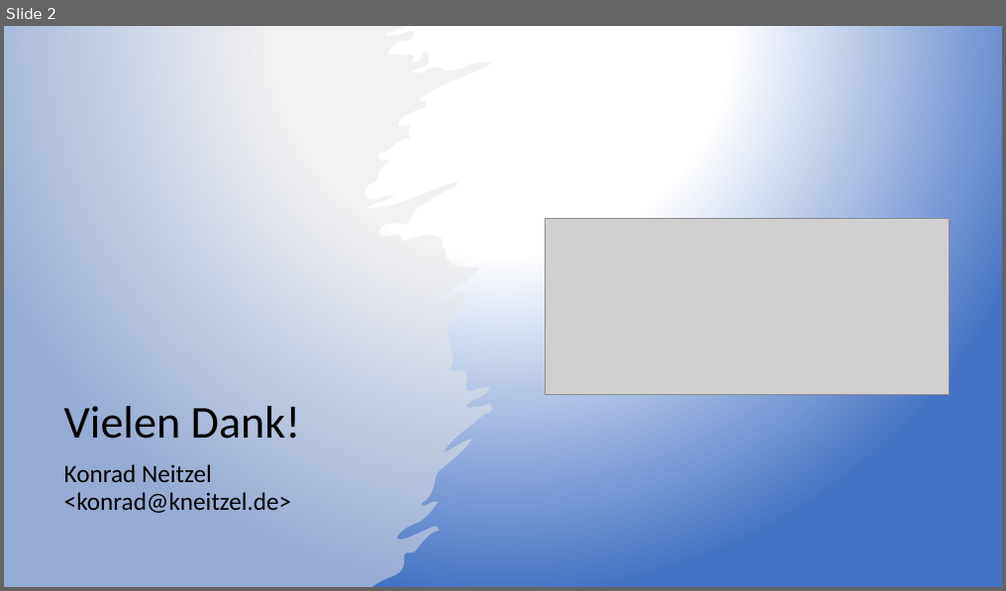
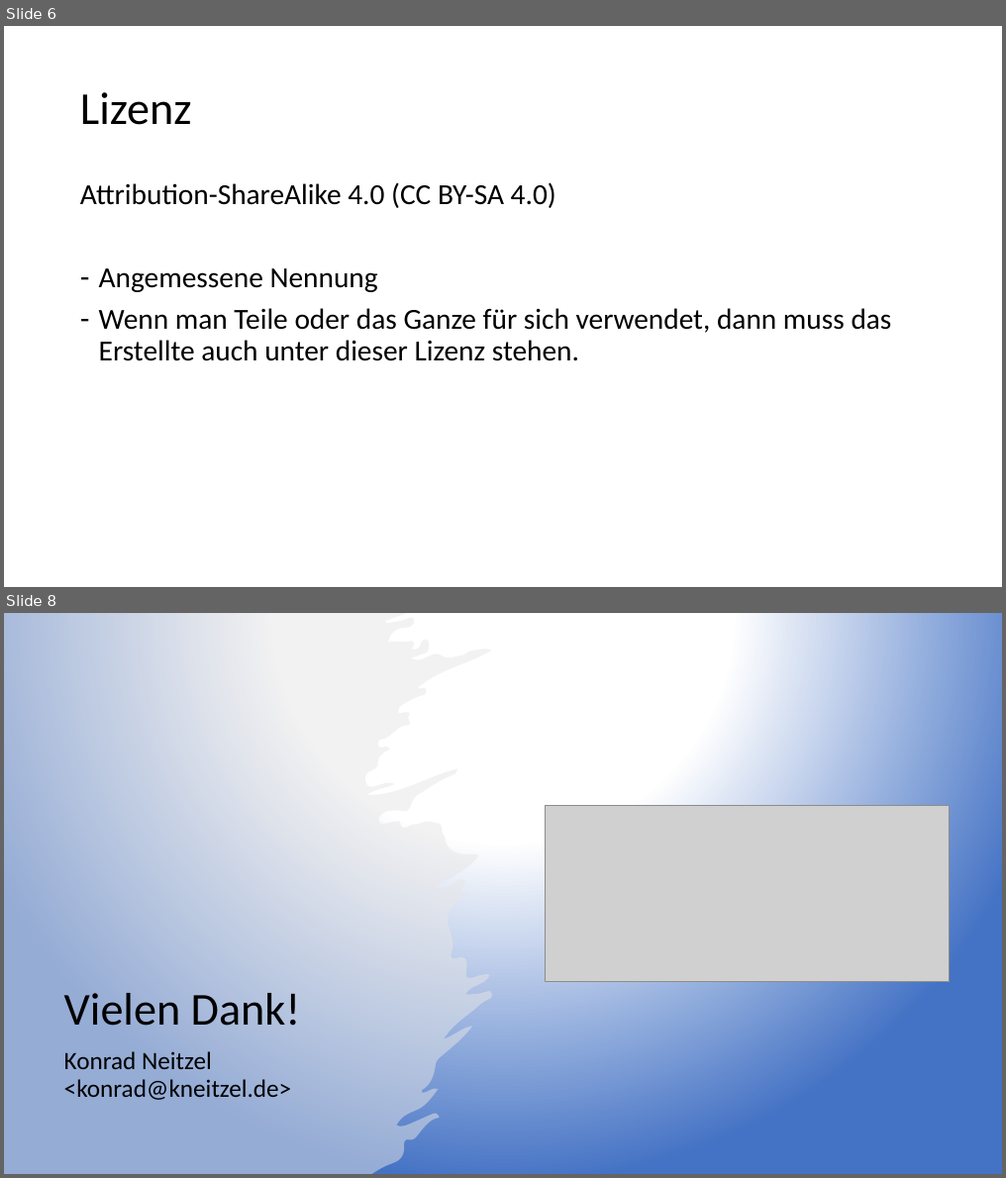
Before and after one commit to kneitzel/jadv-web, a slide deck: content/files/pp/JAdventure.pptx. Shown one above the other, each under a label of ours: slide 2 before the commit, slides 6 and 8 after it; the slides between them are not shown. The pictures are 1006x591 and 1006x1178 pixels, drawn with LibreOffice and Linux fonts; fonts in the diff are those of the drawing; grey boxes stand for pictures. Boxes give left, top, right and bottom in pixels: in the first picture for what was removed or moved away, otherwise in the second. Text is boxed around its words. In the diff, an @@ line names an element or a change of style, - is before the commit and + after.

```diff
--- a/content/files/pp/JAdventure.pptx
+++ b/content/files/pp/JAdventure.pptx
@@ slide 6 added at <box>4,26,1002,587</box>, background #FFFFFF @@
@@ title added at <box>80,92,192,125</box>, 44 pt, text #000000 @@
+Lizenz
@@ text added at <box>80,182,892,362</box>, 28 pt, text #000000 @@
+Attribution-ShareAlike 4.0 (CC BY-SA 4.0)
+– Angemessene Nennung
+– Wenn man Teile oder das Ganze für sich verwendet, dann muss das Erstellte auch unter dieser Lizenz stehen.
@@ what was slide 2 is now slide 8 @@
```
Also in this commit, not shown: 1 slide changed, 5 other slides added, 59 other files.
